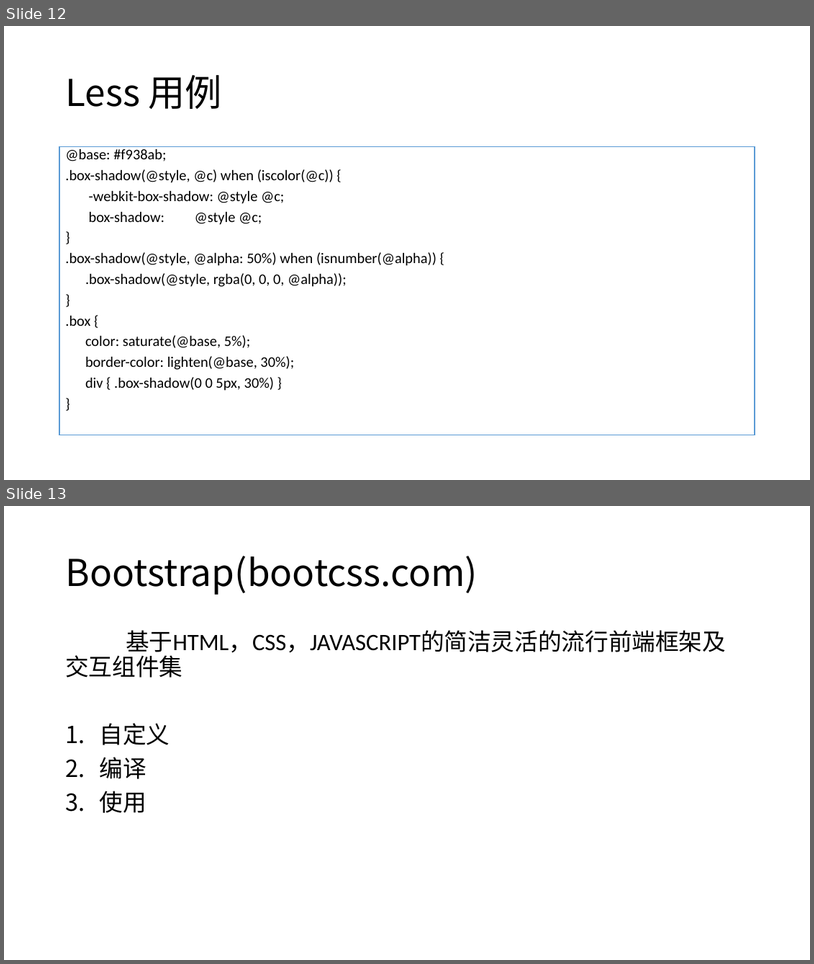
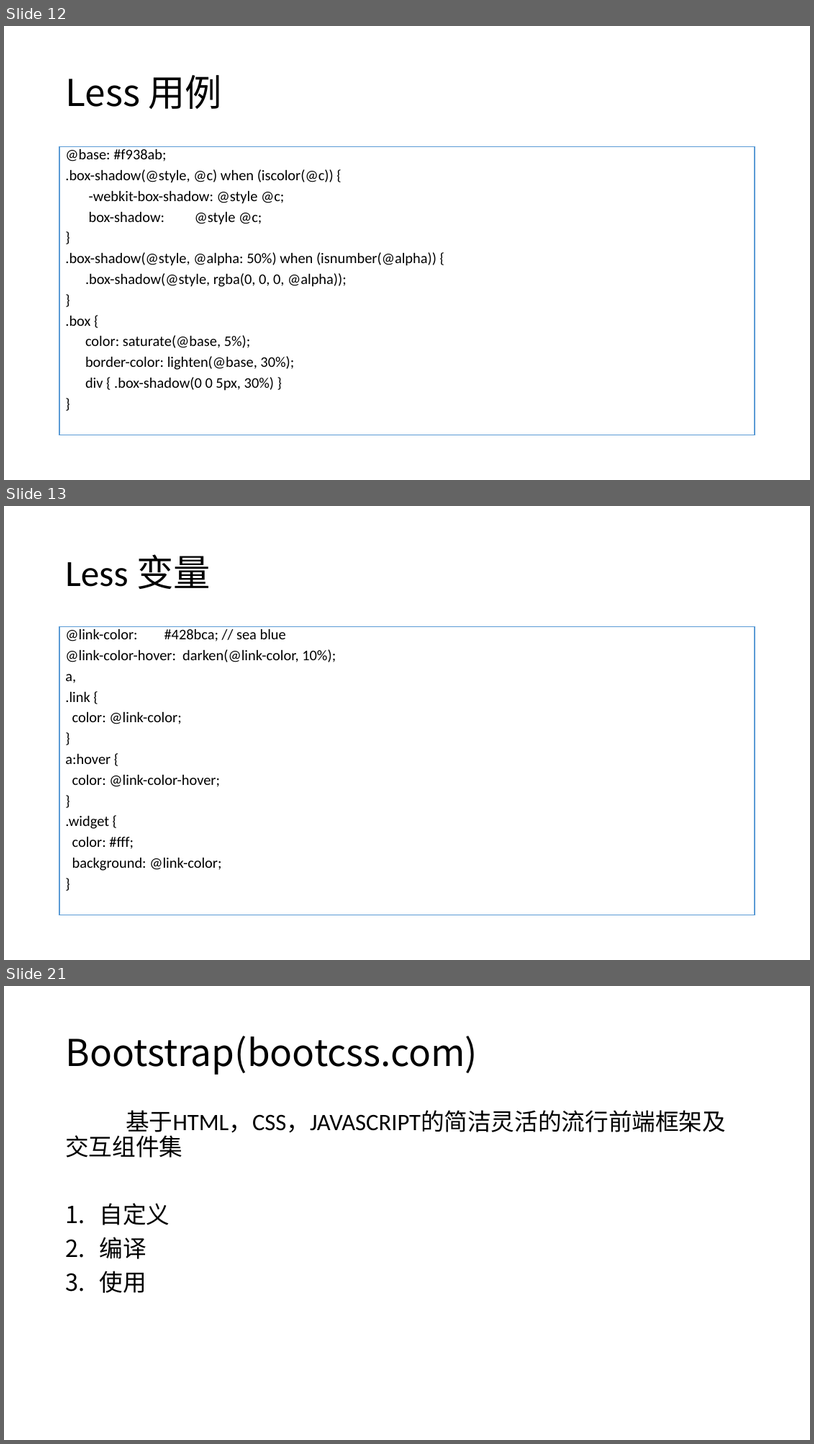
Before and after one commit to liuxm6/demos, a slide deck: WEB培训.pptx. Shown one above the other, each under a label of ours: slides 12 and 13 before the commit, slides 12, 13 and 21 after it; the slides between them are not shown. The pictures are 814x964 and 814x1444 pixels, drawn with LibreOffice and Linux fonts; fonts in the diff are those of the drawing. Boxes give left, top, right and bottom in pixels: in the first picture for what was removed or moved away, otherwise in the second. Text is boxed around its words. In the diff, an @@ line names an element or a change of style, - is before the commit and + after.

```diff
--- a/WEB培训.pptx
+++ b/WEB培训.pptx
@@ slide 13 added at bbox=[4, 506, 810, 960], background #FFFFFF @@
@@ title added at bbox=[65, 554, 211, 589], 44 pt, text #000000 @@
+Less 变量
@@ text added at bbox=[59, 627, 756, 915], fill #FFFFFF, outline #5B9BD5 1 pt, 17.5 pt, text #000000 @@
+@link-color: #428bca; // sea blue
+@link-color-hover: darken(@link-color, 10%);
+a,
+.link {
+color: @link-color;
+}
+a:hover {
+color: @link-color-hover;
+}
+.widget {
+color: #fff;
+background: @link-color;
+}
@@ what was slide 13 is now slide 21 @@
```
Also in this commit, not shown: 2 slides changed, 7 other slides added, 1 other file.
